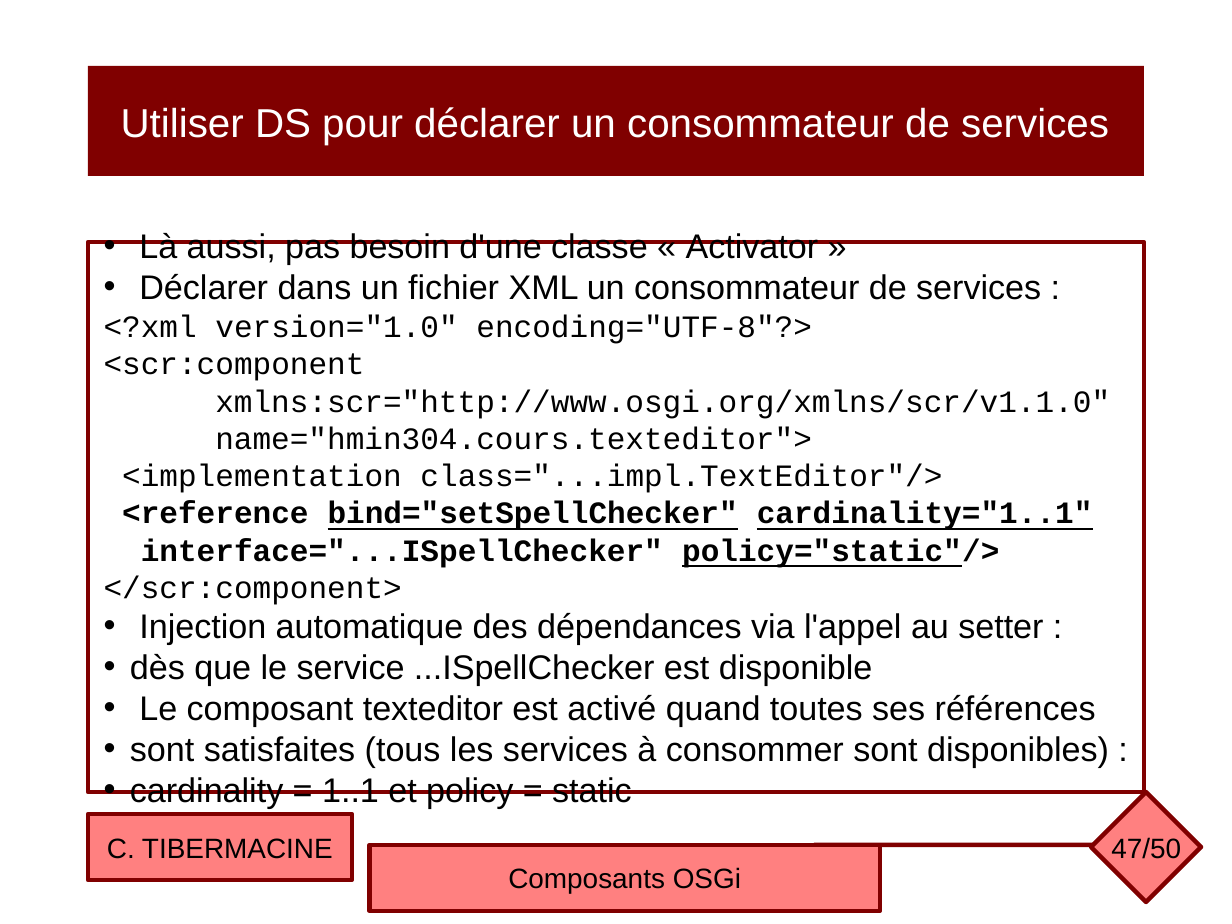
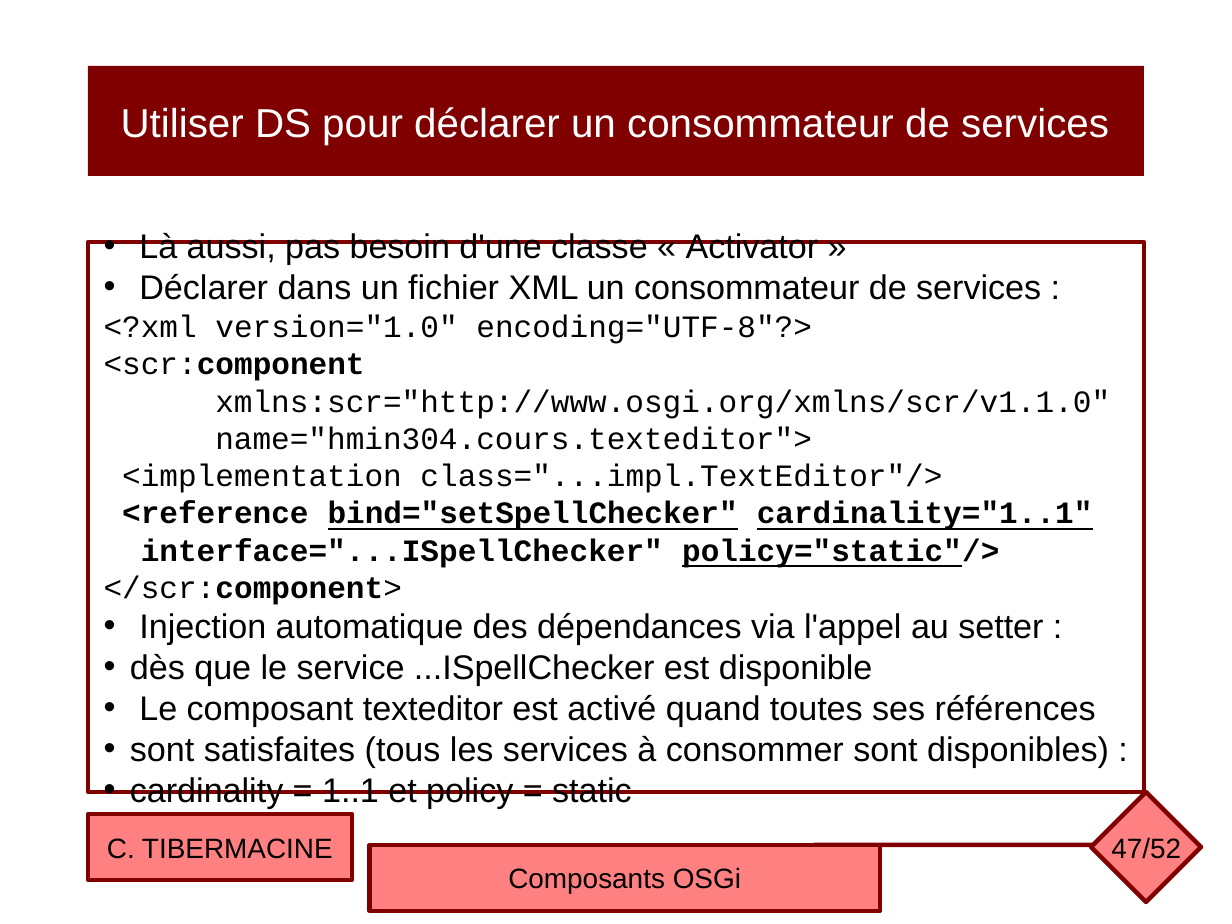
Before and after one commit to ctiber/composants, a slide deck: slide 47 of cours/cours3.odp. Drawn at 1232x924 pixels with LibreOffice and Linux fonts; fonts in the diff are those of the drawing. Boxes give left, top, right and bottom in pixels: in the first picture for what was removed or moved away, otherwise in the second. Text is boxed around its words. In the diff, an @@ line names an element or a change of style, - is before the commit and + after.

```diff
--- a/cours/cours3.odp
+++ b/cours/cours3.odp
@@ text in rectangle at [104,353,403,605]: bold on in "<scr:component", "</scr:component>" @@
@@ page number at [1111,837,1181,859]: text changed @@
-47/50
+47/52
```
Also in this commit, not shown: 5 other slides changed, 2 slides added, 1 other file.
